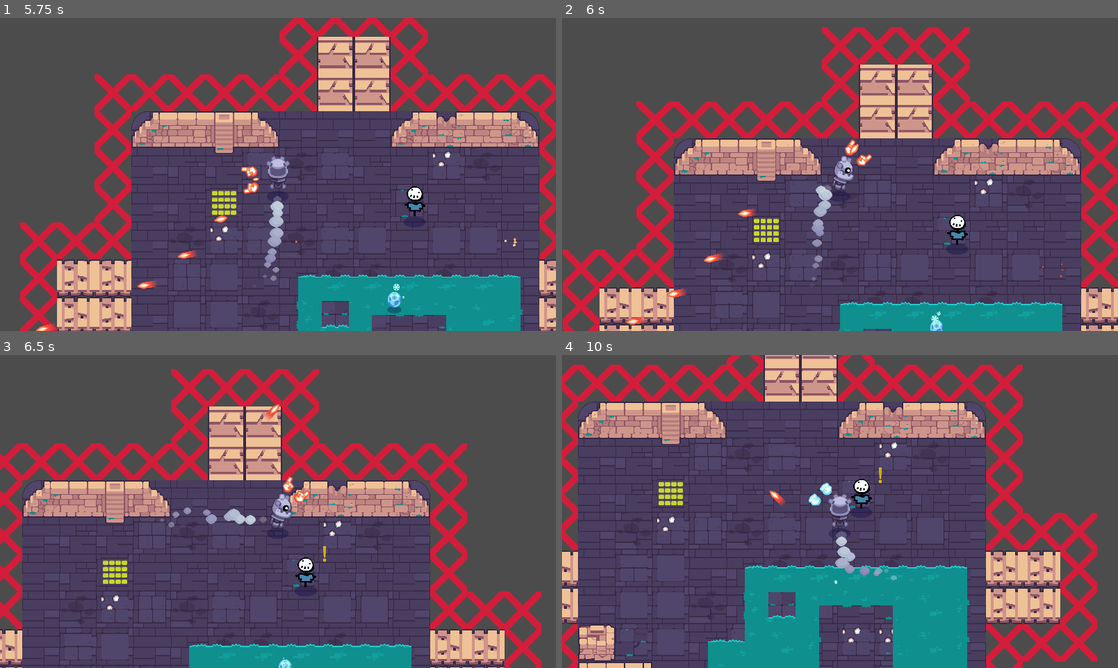
Above: before the commit, frames 1-4 (two rows, left to right).
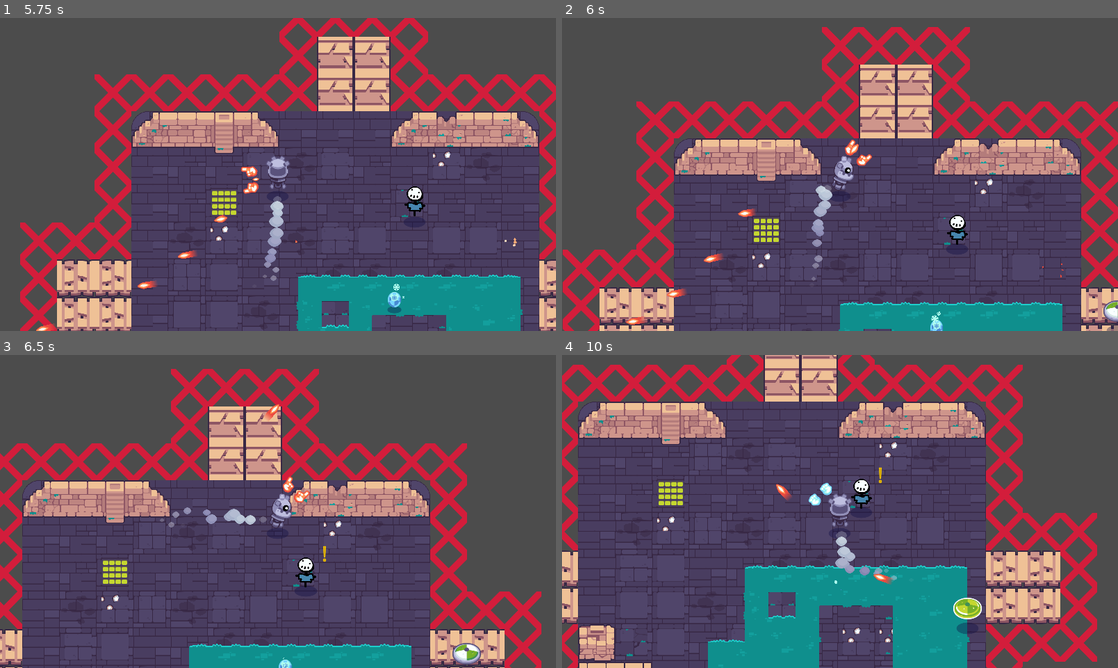
Above: after the commit, the same moments.

Repository: FossRyanH/Godot-Enter-Gungeon-Clone
Game: Godot game, scene res://rooms/TestRoom.tscn
Same seed, same stepped clock (60 frames per second), same inputs: the game is played once before the commit and once after it. The project has no main scene, so this scene is started directly. Sound files missing from this copy of the repository are replaced by a short silence.
Inputs (mouse positions are in pixels of both pictures, inside the frame that each line leads up to):
- Up to frame 1 (5.75 s): move the mouse to (250, 237) at 0.52 s; press the mouse at (250, 237) at 0.53 s; hold W (move_up) 0.53-2.03 s; move the mouse to (444, 221) at 1.27 s; release the mouse at (444, 221) at 1.28 s; click (444, 221) at 1.35 s; move the mouse to (111, 127) at 2.02 s; press the mouse at (111, 127) at 2.03 s; hold A (move_left) 2.03-3.53 s; move the mouse to (305, 174) at 2.77 s; release the mouse at (305, 174) at 2.78 s; click (305, 174) at 2.85 s; move the mouse to (194, 96) at 3.52 s; press the mouse at (194, 96) at 3.53 s; hold S (move_down) 3.53-4.28 s; move the mouse to (400, 158) at 4.27 s; release the mouse at (400, 158) at 4.28 s; hold D (move_right) 4.28-5.03 s; click (400, 158) at 4.35 s; move the mouse to (166, 190) at 5.02 s; press the mouse at (166, 190) at 5.03 s; hold W (move_up) from 5.03 s (still down)
- Up to frame 2 (6 s): move the mouse to (895, 105) at 5.77 s; release W (move_up) at 5.78 s; release the mouse at (895, 105) at 5.78 s; hold D (move_right) from 5.78 s (still down); click (895, 105) at 5.85 s
- Up to frame 3 (6.5 s): keep holding D (move_right)
- Up to frame 4 (10 s): move the mouse to (812, 574) at 6.52 s; press the mouse at (812, 574) at 6.53 s; move the mouse to (1006, 558) at 7.27 s; release the mouse at (1006, 558) at 7.28 s; click (1006, 558) at 7.35 s; move the mouse to (673, 464) at 8.02 s; release D (move_right) at 8.03 s; press the mouse at (673, 464) at 8.03 s; hold S (move_down) 8.03-8.78 s; move the mouse to (867, 511) at 8.77 s; release the mouse at (867, 511) at 8.78 s; hold A (move_left) 8.78-9.53 s; click (867, 511) at 8.85 s; move the mouse to (756, 433) at 9.52 s; press the mouse at (756, 433) at 9.53 s; hold W (move_up) from 9.53 s (still down)

Frame 1 is identical in both runs. In frame 2, 0.2% of the frame differs, in the area x 97-100%, y 90-100%; in frame 3, 0.3%; in frame 4, 0.5%, in the area x 37-76%, y 41-90%.

Commit message:
Finished Fire, rapid firebolt and added functionality to a shield mob

Diff:
--- a/godot-final-game-start-project/mobs/Cannon.tscn
+++ b/godot-final-game-start-project/mobs/Cannon.tscn
@@ -6,6 +6,7 @@
 [node name="Cannon" type="Sprite"]
 script = ExtResource( 1 )
 BulletScene = ExtResource( 2 )
+bullet_speed = 750.0
 
 [node name="Position2D" type="Position2D" parent="."]
 position = Vector2( 37, 0 )
--- /dev/null
+++ b/godot-final-game-start-project/mobs/shield/ShieldMob.gd
@@ -0,0 +1,34 @@
+extends Mob
+
+onready var cannon := $Cannon
+
+
+func prepare_to_attack() -> void:
+	if not is_ready_to_attack():
+		return
+	_before_attack_timer.start()
+
+# Windup is finished, now we strike!
+func _on_BeforeAttackTimer_timeout() -> void:
+	# If there is no target at the time the timer was running, do nothing
+	if not _target:
+		return
+	# Otherwise shoot at the target
+	cannon.shoot_at_target(_target)
+	_cooldown_timer.start()
+
+
+func _physics_process(delta: float) -> void:
+	if not _target:
+		return
+	cannon.look_at(_target.global_position)
+
+	if _target_within_range:
+		orbit_target()
+		prepare_to_attack()
+	else:
+		follow(_target.global_position)
+
+
+func _on_DetectionArea_body_exited(_body: Robot) -> void:
+	pass
--- /dev/null
+++ b/godot-final-game-start-project/mobs/shield/ShieldMob.tscn
@@ -0,0 +1,37 @@
+[gd_scene load_steps=8 format=2]
+
+[ext_resource path="res://mobs/Mob.tscn" type="PackedScene" id=1]
+[ext_resource path="res://mobs/shield/ShieldMob.gd" type="Script" id=2]
+[ext_resource path="res://mobs/Cannon.tscn" type="PackedScene" id=3]
+[ext_resource path="res://mobs/shield/shield_inactive.png" type="Texture" id=4]
+[ext_resource path="res://mobs/shield/shield_active.png" type="Texture" id=5]
+
+[sub_resource type="CircleShape2D" id=1]
+resource_local_to_scene = true
+radius = 326.004
+
+[sub_resource type="CircleShape2D" id=2]
+resource_local_to_scene = true
+radius = 311.222
+
+[node name="ShieldMob" instance=ExtResource( 1 )]
+script = ExtResource( 2 )
+health = 5
+orbit_distance = 400.0
+
+[node name="CollisionShape2D" parent="DetectionArea" index="0"]
+shape = SubResource( 1 )
+
+[node name="CollisionShape2D" parent="AttackArea" index="0"]
+shape = SubResource( 2 )
+
+[node name="Sprite" parent="." index="3"]
+texture = ExtResource( 4 )
+
+[node name="Alert" parent="Sprite" index="0"]
+texture = ExtResource( 5 )
+
+[node name="CoolDownTimer" parent="." index="7"]
+wait_time = 1.0
+
+[node name="Cannon" parent="." index="10" instance=ExtResource( 3 )]
--- a/godot-final-game-start-project/rooms/TestRoom.tscn
+++ b/godot-final-game-start-project/rooms/TestRoom.tscn
@@ -8,6 +8,7 @@
 [ext_resource path="res://pickups/fire_spells/FireSpellPickup.tscn" type="PackedScene" id=6]
 [ext_resource path="res://spells/fire_basic/SpellBasicFire.tscn" type="PackedScene" id=7]
 [ext_resource path="res://pickups/fire_spells/RapidFireSpellPickup.tscn" type="PackedScene" id=8]
+[ext_resource path="res://mobs/shield/ShieldMob.tscn" type="PackedScene" id=9]
 
 [node name="TestRoom" type="YSort"]
 
@@ -97,3 +98,6 @@
 
 [node name="RapidFireSpellPickup" parent="." instance=ExtResource( 8 )]
 position = Vector2( 553, 494 )
+
+[node name="ShieldMob" parent="." instance=ExtResource( 9 )]
+position = Vector2( 1534, 598 )
Not shown: 1 places in godot-final-game-start-project/rooms/TestRoom.tscn that only renumber resources
